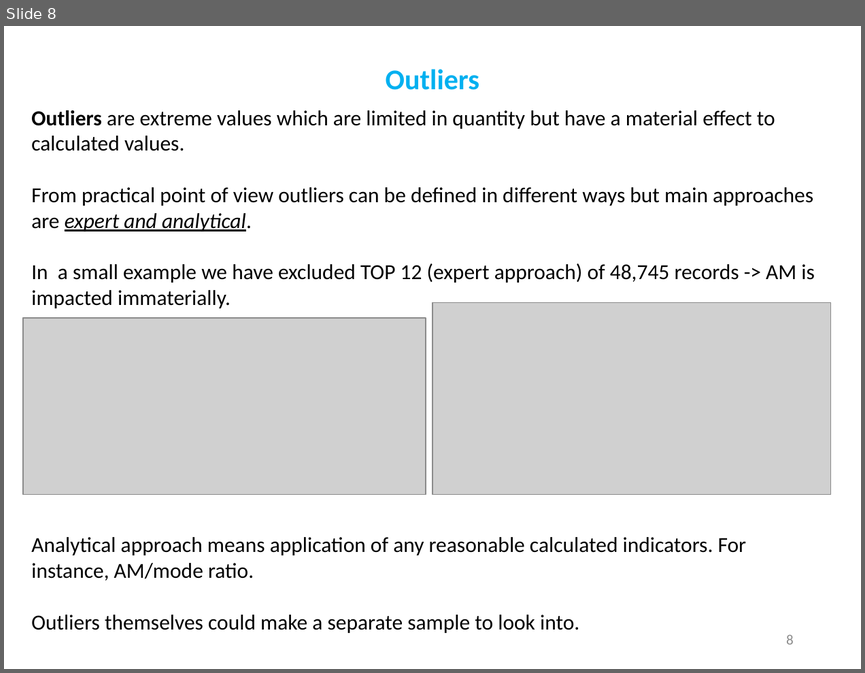
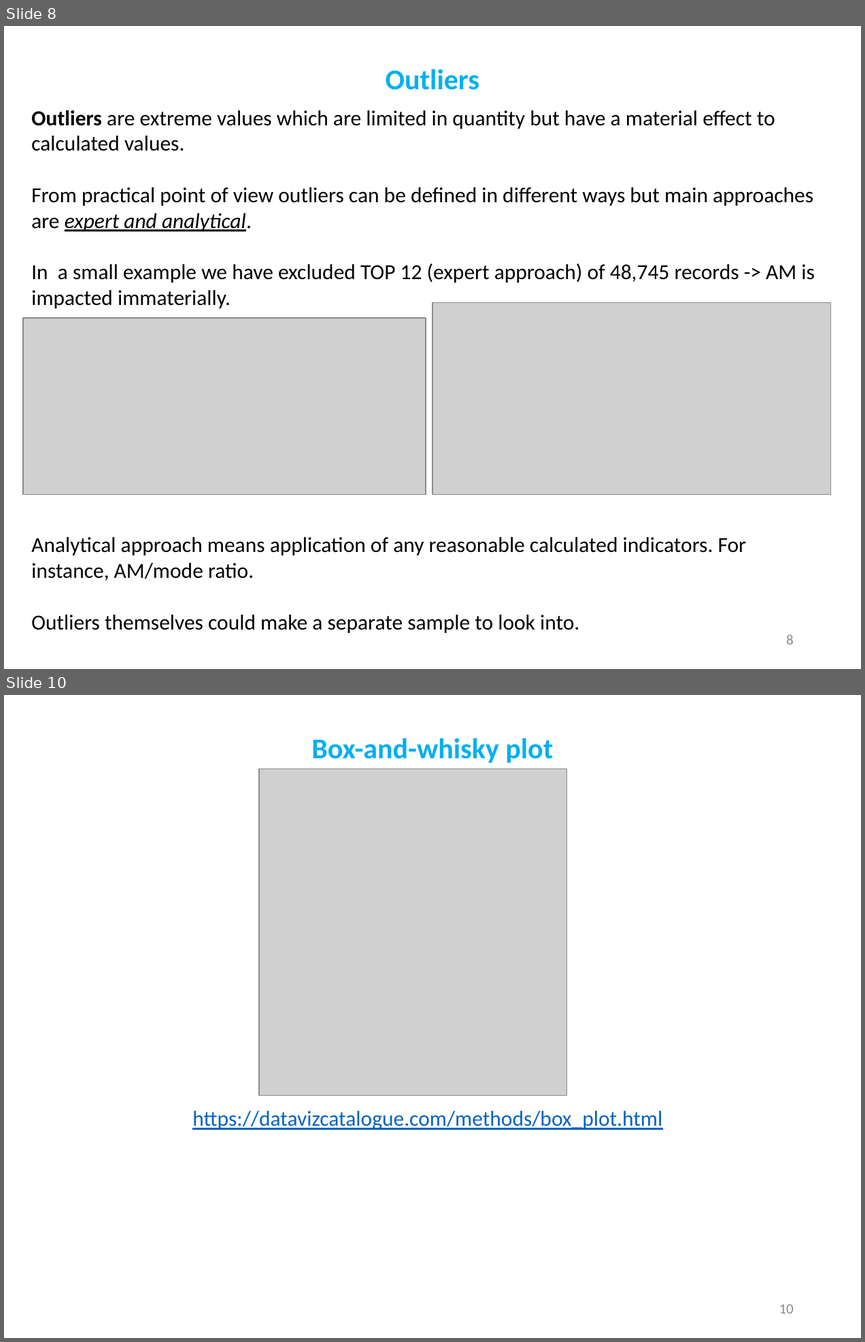
Before and after one commit to demydd/Exploratory-Analysis-, a slide deck: Exploratory_Analysis.pptx. Shown one above the other, each under a label of ours: slide 8 before the commit, slides 8 and 10 after it; the slides between them are not shown. The pictures are 865x673 and 865x1342 pixels, drawn with LibreOffice and Linux fonts; fonts in the diff are those of the drawing; grey boxes stand for pictures. Boxes give left, top, right and bottom in pixels: in the first picture for what was removed or moved away, otherwise in the second. Text is boxed around its words. In the diff, an @@ line names an element or a change of style, - is before the commit and + after.

Commit message:
Quantiles and box-and-whiskie plot are added.

```diff
--- a/Exploratory_Analysis.pptx
+++ b/Exploratory_Analysis.pptx
@@ slide 10 added at box(4, 695, 861, 1338), background #FFFFFF @@
@@ title added at box(311, 738, 553, 763), 24 pt, text #00B0F0, bold @@
+Box-and-whisky plot
@@ picture added at box(259, 768, 567, 1095) @@
@@ text added at box(192, 1110, 662, 1130), 18 pt, text #0563C1, underline @@
+https://datavizcatalogue.com/methods/box_plot.html
@@ page number added at box(779, 1304, 793, 1313), 12 pt, text #8C8C8C @@
+10
```
Also in this commit, not shown: 1 other slide added, 1 slide removed.
